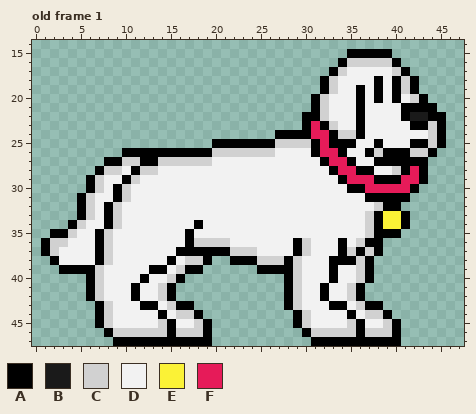
One commit to this pixel-art file: TerraGuardian Sprites/GiantDogGuardian2.aseprite. The first picture shows the starting point.
48x48 pixels, 1 frame. Shown: old frame 1: x 0..47, y 14..47. The commit also changed other frames, which this record leaves out.
Palette (. is transparent): A #000000  B #1a1a1a  C #d1d1d1  D #f2f2f2  E #fbf236  F #e61b59
The same view after the edit:
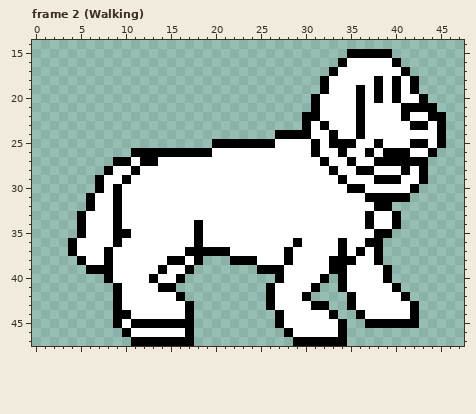
A new or re-ordered frame is compared with the old frame closest to it.
Diff:
frames 1 -> 10
layer "White" now shown
layer "Color" now hidden
@@ palette @@
-D #f2f2f2
+D #ffffff
--- frame 2 (Walking) is new; against old frame 1
@@ x 0..47 @@
 15 ...................................AAAAA........
-16 ..................................ACCCCCA.......
-17 .................................ACDDDDDCA......
-18 ................................ACDDDDADACA.....
-19 ................................ACDDADADACA.....
-20 ...............................ACDDDADADADCA....
-21 ...............................ACDDDADDDDAAAA...
-22 ..............................AACDDDADDDDABBAA..
-23 ..............................AFACDDADDDDDAACA..
-24 ...........................AAAAFFACCADDDDDDDCA..
-25 ....................AAAAAAACCCCAFAAADDADDDAACA..
-26 ..........AAAAAAAAAACCCCCCCDDDDAFFADDACAAACCA...
-27 ........AACCAACCCCCCDDDDDDDDDDDDAFFADDAAAAAA....
-28 .......ACCDACCDDDDDDDDDDDDDDDDDDDAFFAADDCAFA....
-29 ......ACDDACDDDDDDDDDDDDDDDDDDDDDDAFFFAAAFFA....
-30 ......ACDACDDDDDDDDDDDDDDDDDDDDDDDDAAFFFFFA.....
-31 .....ACDDACDDDDDDDDDDDDDDDDDDDDDDDDDDAAAAA......
-32 .....ACDACDDDDDDDDDDDDDDDDDDDDDDDDDDDDCAA.......
-33 .....ACDACDDDDDDDDDDDDDDDDDDDDDDDDDDDCAEEA......
-34 ....ACDDACDDDDDDDDADDDDDDDDDDDDDDDDDDCAEEA......
-35 ..AACDDACDDDDDDDDADDDDDDDDDDDDDDDDDDDCAAA.......
-36 .ACCDDDACDDDDDDDDACCCCDDDDDDDACDDDADCAA.........
-37 .ACDDDDACDDDDDDDAAAAAACCCDDDDACDDDACACA.........
-38 ..ADDDDACDDDDDDADCCA..AAACCCACDDDAAACA..........
-39 ...AAAACDDDDDAADCAA......AAAACDDDADDCA..........
-40 ......ACDDDDADDCA...........ACDDDADDCA..........
-41 ......ACDDDADDCA............ACDDADDCA...........
-42 ......ACDDDADDCA............ACDDADDCA...........
-43 .......ACDDDAADCAA..........ACDDDAADCAA.........
-44 .......ACDDDDDADCCA..........ACDDDDADCCA........
-45 .......ACDDDDDCADDCA.........ACDDDDCADDCA.......
-46 ........ACCCCCCACCCA..........ACCCCCACCCA.......
-47 .........AAAAAAAAAAA...........AAAAAAAAAA.......
+16 ..................................ADDDDDA.......
+17 .................................ADDDDDDDA......
+18 ................................ADDDDDADADA.....
+19 ................................ADDDADADADA.....
+20 ...............................ADDDDADADADDA....
+21 ...............................ADDDDADDDDAAAA...
+22 ..............................AADDDDADDDDADDAA..
+23 ..............................ADADDDADDDDDAADA..
+24 ...........................AAAADDADDADDDDDDDDA..
+25 ....................AAAAAAADDDDADAAADDADDDAADA..
+26 ...........AAAAAAAAADDDDDDDDDDDADDADDADAAADDA...
+27 .........AADAADDDDDDDDDDDDDDDDDDADDADDAAAAAA....
+28 ........ADDADDDDDDDDDDDDDDDDDDDDDADDAADDDADA....
+29 .......ADDADDDDDDDDDDDDDDDDDDDDDDDADDDAAADDA....
+30 .......ADADDDDDDDDDDDDDDDDDDDDDDDDDAADDDDDA.....
+31 ......ADDADDDDDDDDDDDDDDDDDDDDDDDDDDDAAAAA......
+32 ......ADDADDDDDDDDDDDDDDDDDDDDDDDDDDDDAA........
+33 .....ADDDADDDDDDDDDDDDDDDDDDDDDDDDDDDADDA.......
+34 .....ADDDADDDDDDDDADDDDDDDDDDDDDDDDDDADDA.......
+35 .....ADDDAADDDDDDDADDDDDDDDDDDDDDDDDDDAA........
+36 ....ADDDDADDDDDDDDADDDDDDDDDDADDDDADDAA.........
+37 ....ADDDADDDDDDDDAAAAADDDDDDADDDDDADADA.........
+38 .....ADDADDDDDDAADA...AAADDDADDDDAAADDA.........
+39 ......AAADDDDDADDA.......AAADDDDDAADDDDA........
+40 ........ADDDDADDA..........ADDDDA.ADDDDA........
+41 .........ADDDDAA..........ADDDDA..ADDDDDA.......
+42 .........ADDDDDDA.........ADDDA....ADDDDDA......
+43 .........ADDDDDDDA........ADDDDAA..ADDDDDDA.....
+44 .........AADDDDDDA.........ADDDDDA..ADDDDDA.....
+45 .........ADAAAAAAA.........ADDDDDDA..AAAAAA.....
+46 ..........ADDDDDDA..........ADDDDDA.............
+47 ...........AAAAAAA...........AAAAAA.............
Where, in picture pixels (left, top, right, bottom), the same in both pictures:
changed: (41, 58, 437, 346)
